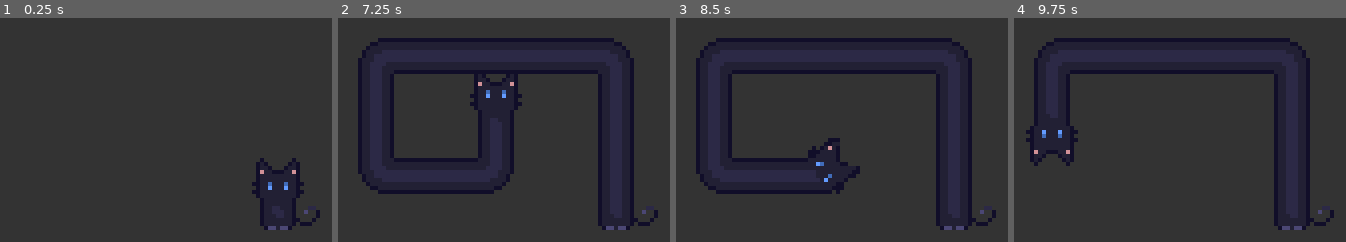
Above: before the commit, frames 1-4 (left to right).
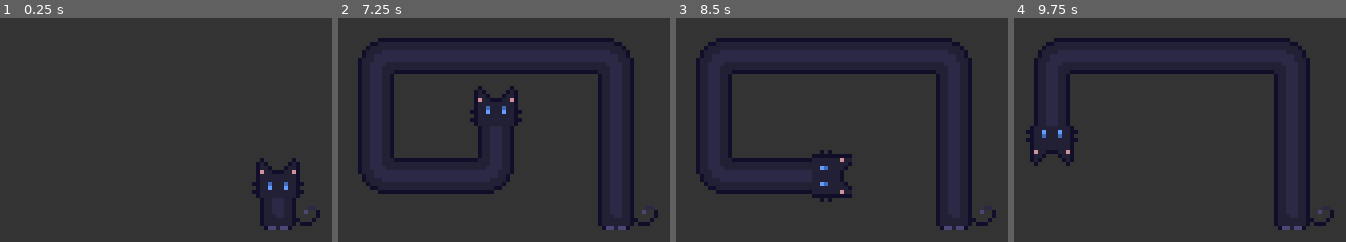
Above: after the commit, the same moments.

Repository: RecorderYvaine/loooong_cat
Game: Godot game, scene res://src/Main.tscn
Same seed, same stepped clock (60 frames per second), same inputs: the game is played once before the commit and once after it.
Inputs:
- Up to frame 1 (0.25 s): no input
- Up to frame 2 (7.25 s): tap Enter at 0.5, 2 s; hold Right (ui_right) 0.53-1.28 s; tap Space at 1.25, 2.75 s; hold Down (ui_down) 1.28-2.03 s; hold Right (ui_right) 2.03-2.78 s; hold Up (ui_up) 2.78-3.53 s; hold Left (ui_left) 3.53-5.03 s; hold Down (ui_down) 5.03-5.78 s; hold Right (ui_right) 5.78-6.53 s; hold Up (ui_up) from 6.53 s (still down)
- Up to frame 3 (8.5 s): release Up (ui_up) at 7.28 s; hold Right (ui_right) 7.28-8.03 s; tap Enter at 8 s; hold Down (ui_down) from 8.03 s (still down)
- Up to frame 4 (9.75 s): release Down (ui_down) at 8.78 s; hold Left (ui_left) 8.78-9.53 s; tap Space at 9.5 s; hold Up (ui_up) from 9.53 s (still down)

The runs differ from the first frame. In frame 2, 0.9% of the frame differs, in the area x 39-56%, y 25-49%; in frame 3, 1.0%, in the area x 39-56%, y 53-83%; in frame 4, less than 0.1%.

Commit message:
fix: keep head clear of body and remove neck protrusion

Diff:
--- a/src/cat/LongCat.gd
+++ b/src/cat/LongCat.gd
@@ -5,9 +5,7 @@
 const MIN_TURN_DIST: float = 9.0
 const TURN_CLEARANCE: float = 4.0
 const HIDDEN_TOP_BODY_HEAD_GAP: float = 5.0
-const VISIBLE_TOP_BODY_HEAD_GAP: float = 8.0
-const HIDE_TOP_BODY_DIST: float = 12.5
-const BODY_COLLISION_RADIUS: float = 8.5
+const BODY_COLLISION_RADIUS: float = 12.0
 
 # 以 HeadGroup 节点原点为基准，提取猫脸中心点作为旋转与移动核心
 const FACE_LOCAL = Vector2(0.5, -5.5)
@@ -230,7 +228,6 @@
 
 func update_visuals() -> void:
 	var in_turn = false
-	var hiding_top_body = false
 	var head_dist = 0.0
 	var turn_progress = 1.0
 	var active_corner_index = -1
@@ -240,11 +237,10 @@
 			in_turn = true
 			active_corner_index = path.size() - 2
 			turn_progress = clamp(head_dist / MIN_TURN_DIST, 0.0, 1.0)
-		if head_dist >= 0.0 and head_dist < HIDE_TOP_BODY_DIST:
-			hiding_top_body = true
-
-	# 转弯及刚出弯时隐藏上边身子，避免直直的身体块戳进弯道图片里
-	top_body.visible = !hiding_top_body
+
+	# The straight body segment now connects directly to the head. Keeping this
+	# separate sprite visible creates one-pixel protrusions after horizontal turns.
+	top_body.visible = false
 
 	# 核心修正：旋转猫头组，并同时根据旋转修正位置，使本地的猫脸中心始终精确对准 path[-1]
 	var target_rotation = current_dir.angle() - (-PI/2)
@@ -292,10 +288,7 @@
 				p1 += dir * start_clearance
 
 			if i == path.size() - 2:
-				if hiding_top_body:
-					p2 -= dir * HIDDEN_TOP_BODY_HEAD_GAP
-				else:
-					p2 -= dir * VISIBLE_TOP_BODY_HEAD_GAP
+				p2 -= dir * HIDDEN_TOP_BODY_HEAD_GAP
 			else:
 				var end_clearance = TURN_CLEARANCE
 				if i + 1 == active_corner_index:
--- a/tests/run_tests.gd
+++ b/tests/run_tests.gd
@@ -154,8 +154,8 @@
 	cat.path = [
 		Vector2(0.5, 0.0),
 		Vector2(100.5, 0.0),
-		Vector2(100.5, 8.0),
-		Vector2(50.5, 8.0),
+		Vector2(100.5, 11.0),
+		Vector2(50.5, 11.0),
 	]
 	cat.current_dir = Vector2.LEFT
 	cat.turns_data.clear()
--- a/tests/visual_turn_test.gd
+++ b/tests/visual_turn_test.gd
@@ -53,6 +53,19 @@
 	await walk(Vector2.LEFT, 95.0)
 	await save_view("left_finish.png")
 
+	root.remove_child(cat)
+	cat.queue_free()
+	await process_frame
+
+	cat = cat_scene.instantiate()
+	cat.position = Vector2(85, 120)
+	root.add_child(cat)
+	await process_frame
+
+	await walk(Vector2.UP, 52.0)
+	await walk(Vector2.RIGHT, 118.0)
+	await save_view("simple_right_turn.png")
+
 	print("Saved visual turn test images to ", ProjectSettings.globalize_path(OUT_DIR))
 	quit(0)
 
